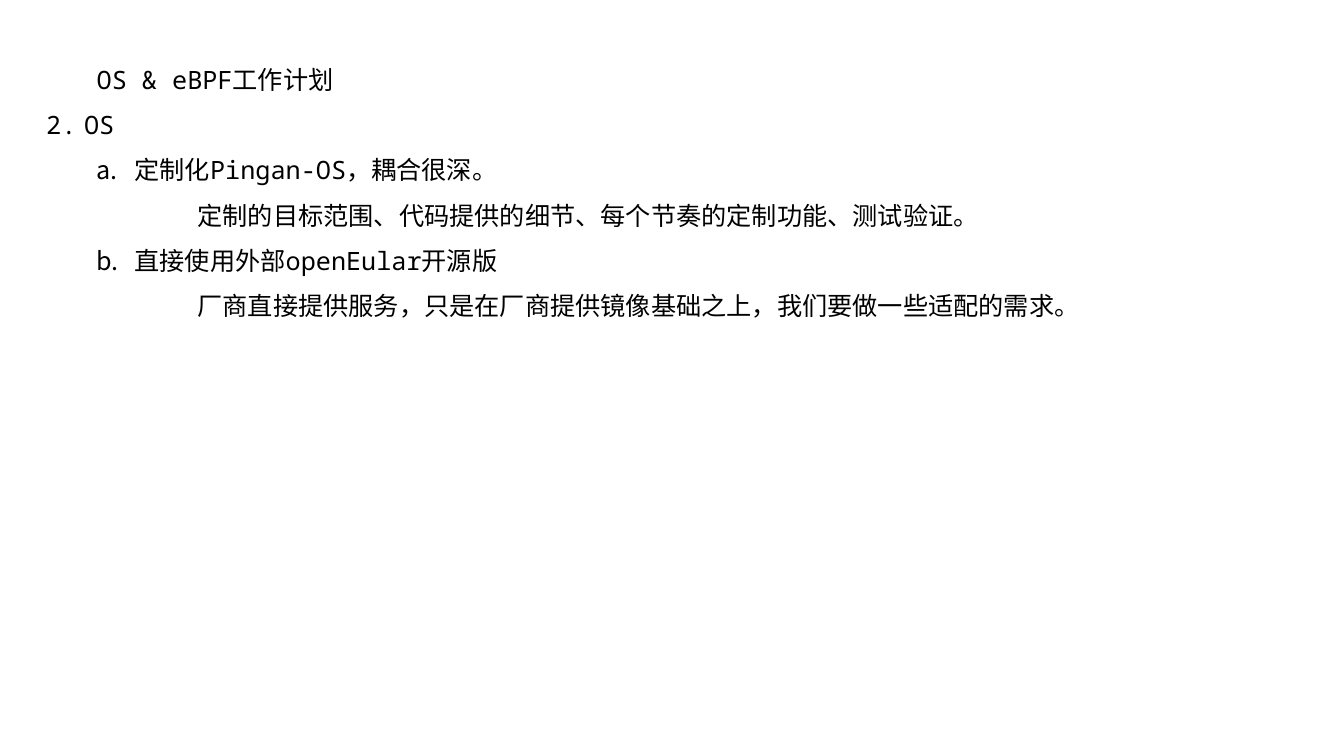
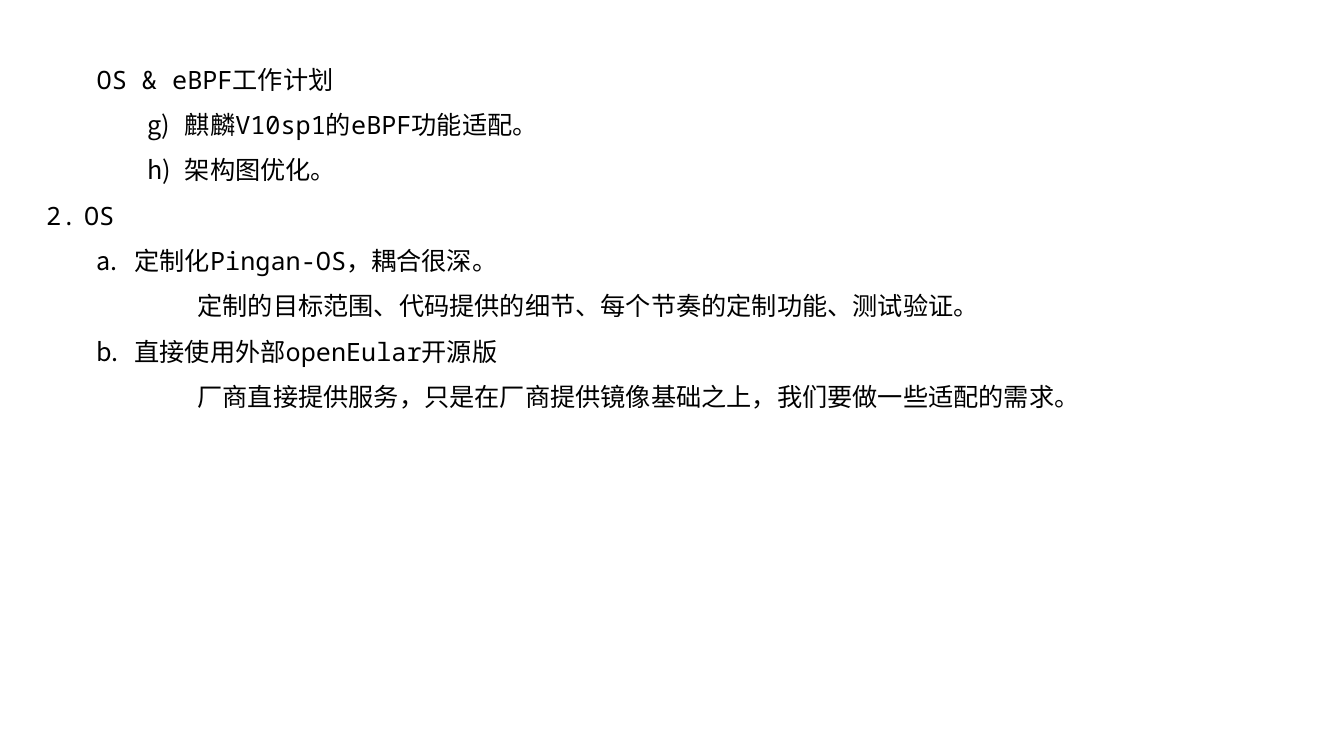
Before and after one commit to luxingwen/x-monitor, a slide deck: slide 2 of doc/OS和eBPF工作计划.pptx. Drawn at 1344x756 pixels with LibreOffice and Linux fonts; fonts in the diff are those of the drawing. Boxes give left, top, right and bottom in pixels: in the first picture for what was removed or moved away, otherwise in the second. Text is boxed around its words. In the diff, an @@ line names an element or a change of style, - is before the commit and + after.

```diff
--- a/doc/OS和eBPF工作计划.pptx
+++ b/doc/OS和eBPF工作计划.pptx
@@ text at (x1=185, y1=112, x2=538, y2=181): paragraphs added @@
+    g) 麒麟V10sp1的eBPF功能适配。
+    h) 架构图优化。
```
Also in this commit, not shown: 2 other files.
